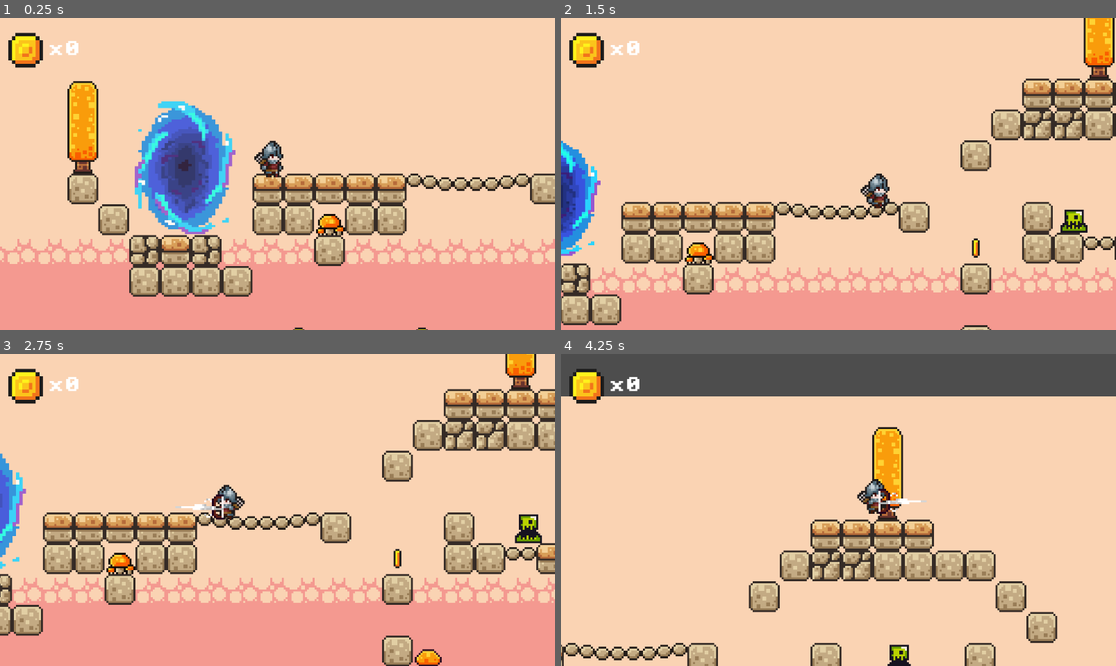
Above: before the commit, frames 1-4 (two rows, left to right).
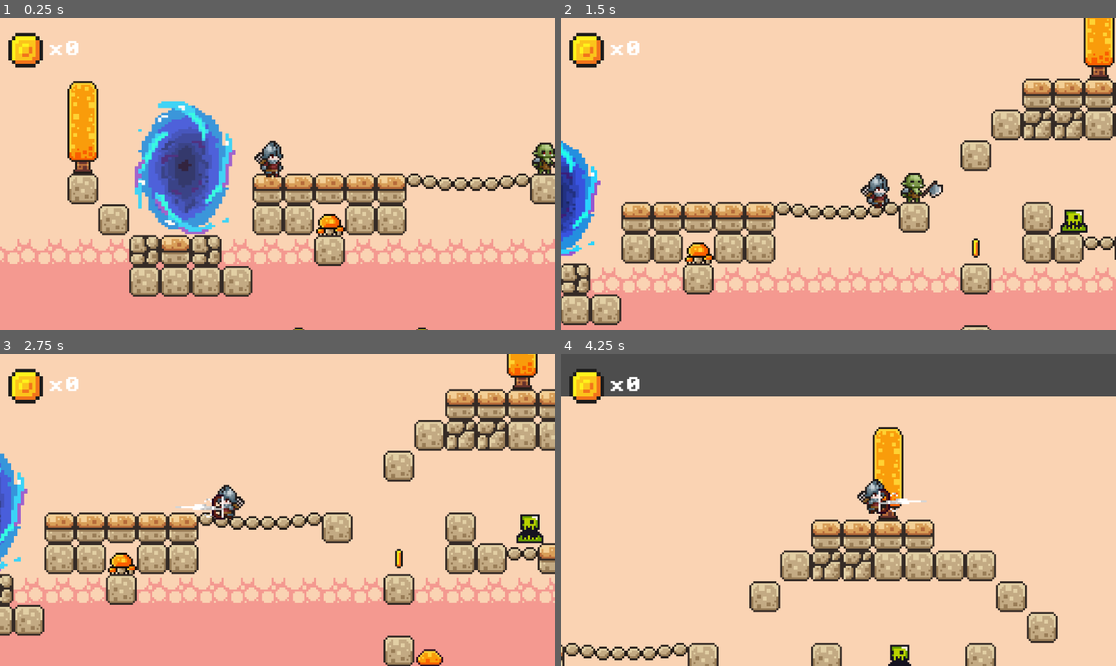
Above: after the commit, the same moments.

Repository: alex-tech-88/first-2d-game
Game: Godot game, scene res://scenes/levels/level_2.tscn
The game is run twice, just before and just after one commit, with the same random seed, the same clock (stepped at 60 frames per second) and the same inputs. This scene is started directly instead of the project's main scene.
Inputs (mouse positions are in pixels of both pictures, inside the frame that each line leads up to):
- Up to frame 1 (0.25 s): no input
- Up to frame 2 (1.5 s): move the mouse to (960, 158) at 0.52 s; press the mouse at (960, 158) at 0.53 s; hold Right (move_right) from 0.53 s (still down); tap Space (jump) at 0.77 s; move the mouse to (727, 189) at 1.27 s; release the mouse at (727, 189) at 1.28 s; click (727, 189) at 1.35 s
- Up to frame 3 (2.75 s): tap Space (jump) at 1.52 s; move the mouse to (333, 441) at 2.02 s; release Right (move_right) at 2.03 s; press the mouse at (333, 441) at 2.03 s; hold Left (move_left) from 2.03 s (still down)
- Up to frame 4 (4.25 s): move the mouse to (810, 572) at 2.77 s; release Left (move_left) at 2.78 s; release the mouse at (810, 572) at 2.78 s; hold Right (move_right) from 2.78 s (still down); click (810, 572) at 2.85 s; tap Space (jump) at 3.02, 3.77 s; move the mouse to (1005, 556) at 3.52 s; press the mouse at (1005, 556) at 3.53 s

The runs differ from the first frame. In frame 1, 0.3% of the frame differs, in the area x 95-100%, y 39-50%; in frame 2, 0.5%; in frame 3, 7.8%, in the area x 0-100%, y 0-100%; in frame 4, 1.5%.
Error after the commit: Invalid call. Nonexistent function 'take_damage' in base 'AnimatedSprite2D'. (res://scripts/arrow.gd:35)

Commit message:
added orc enemy with melee attacks and player detection zone

Diff:
--- /dev/null
+++ b/orc.gd
@@ -0,0 +1,56 @@
+extends CharacterBody2D
+
+const SPEED: float = 60.0
+
+var dead: bool = false
+var is_attacking: bool = false
+
+@onready var animated_sprite: AnimatedSprite2D = $AnimatedSprite2D
+@onready var sword_hitbox: Area2D = %KillZone
+@onready var detection_zone: Area2D = $DetectionZone
+
+
+func _ready() -> void:
+	add_to_group("Enemy")
+	sword_hitbox.monitoring = false
+	animated_sprite.frame_changed.connect(_on_frame_changed)
+	detection_zone.body_entered.connect(_on_detection_zone_body_entered)
+	sword_hitbox.body_entered.connect(_on_sword_hit)
+
+
+func _on_frame_changed() -> void:
+	if animated_sprite.animation == "orc_fighting":
+		# Enable hitbox only on frames where sword is extended
+		sword_hitbox.monitoring = animated_sprite.frame in [3, 4, 9, 10]
+
+
+func _on_detection_zone_body_entered(body: Node2D) -> void:
+	if body.is_in_group("Player") and not is_attacking:
+		_attack()
+
+
+func _attack() -> void:
+	is_attacking = true
+	animated_sprite.play("orc_fighting")
+	animated_sprite.animation_finished.connect(_on_attack_finished, CONNECT_ONE_SHOT)
+
+
+func _on_attack_finished() -> void:
+	is_attacking = false
+	sword_hitbox.monitoring = false
+	animated_sprite.play("orc_idle")
+
+
+func _on_sword_hit(body: Node2D) -> void:
+	if body.is_in_group("Player"):
+		body.die()
+
+
+func take_damage() -> void:
+	if dead:
+		return
+	dead = true
+	sword_hitbox.monitoring = false
+	animated_sprite.play("orc_death")
+	await get_tree().create_timer(1.0).timeout
+	queue_free()
--- a/scenes/levels/level_2.tscn
+++ b/scenes/levels/level_2.tscn
@@ -9,6 +9,7 @@
 [ext_resource type="PackedScene" uid="uid://d2w2i5h0lhc6l" path="res://scenes/slime.tscn" id="7_3p04p"]
 [ext_resource type="PackedScene" uid="uid://p8lscf1t23sd" path="res://scenes/hud.tscn" id="7_r88tb"]
 [ext_resource type="PackedScene" uid="uid://d0mx8bsnxy3ii" path="res://scenes/next_level.tscn" id="8_1yj8c"]
+[ext_resource type="PackedScene" uid="uid://dsnltl7q0piac" path="res://scenes/orc.tscn" id="10_qsp8v"]
 
 [sub_resource type="TileSetAtlasSource" id="TileSetAtlasSource_k22d5"]
 texture = ExtResource("2_3p04p")
@@ -316,5 +317,8 @@
 [node name="NextLevel" parent="." unique_id=1723994880 instance=ExtResource("8_1yj8c")]
 position = Vector2(-147, -226)
 
+[node name="Orc" parent="." unique_id=1583057674 instance=ExtResource("10_qsp8v")]
+position = Vector2(39, -231)
+
 [connection signal="timeout" from="Player/CoyoteTime" to="Player" method="_on_coyote_time_timeout"]
 [connection signal="timeout" from="Player/JumpBuffer" to="Player" method="_on_jump_buffer_timeout"]
--- /dev/null
+++ b/scenes/orc.tscn
@@ -0,0 +1,307 @@
+[gd_scene format=3 uid="uid://dsnltl7q0piac"]
+
+[ext_resource type="Texture2D" uid="uid://iuad2pfddyqv" path="res://assets/sprites/Orc.png" id="1_2byfh"]
+[ext_resource type="Script" uid="uid://04j1gclqlgda" path="res://orc.gd" id="1_bfp0d"]
+
+[sub_resource type="AtlasTexture" id="AtlasTexture_m770b"]
+atlas = ExtResource("1_2byfh")
+region = Rect2(0, 500, 100, 100)
+
+[sub_resource type="AtlasTexture" id="AtlasTexture_5i15x"]
+atlas = ExtResource("1_2byfh")
+region = Rect2(100, 400, 100, 100)
+
+[sub_resource type="AtlasTexture" id="AtlasTexture_qsyu7"]
+atlas = ExtResource("1_2byfh")
+region = Rect2(200, 500, 100, 100)
+
+[sub_resource type="AtlasTexture" id="AtlasTexture_iwsbt"]
+atlas = ExtResource("1_2byfh")
+region = Rect2(300, 500, 100, 100)
+
+[sub_resource type="AtlasTexture" id="AtlasTexture_2byfh"]
+atlas = ExtResource("1_2byfh")
+region = Rect2(0, 200, 100, 100)
+
+[sub_resource type="AtlasTexture" id="AtlasTexture_c6xmr"]
+atlas = ExtResource("1_2byfh")
+region = Rect2(100, 200, 100, 100)
+
+[sub_resource type="AtlasTexture" id="AtlasTexture_raqv5"]
+atlas = ExtResource("1_2byfh")
+region = Rect2(200, 200, 100, 100)
+
+[sub_resource type="AtlasTexture" id="AtlasTexture_rso78"]
+atlas = ExtResource("1_2byfh")
+region = Rect2(300, 200, 100, 100)
+
+[sub_resource type="AtlasTexture" id="AtlasTexture_4tfue"]
+atlas = ExtResource("1_2byfh")
+region = Rect2(400, 200, 100, 100)
+
+[sub_resource type="AtlasTexture" id="AtlasTexture_cjqs3"]
+atlas = ExtResource("1_2byfh")
+region = Rect2(500, 200, 100, 100)
+
+[sub_resource type="AtlasTexture" id="AtlasTexture_yu442"]
+atlas = ExtResource("1_2byfh")
+region = Rect2(0, 300, 100, 100)
+
+[sub_resource type="AtlasTexture" id="AtlasTexture_kltx3"]
+atlas = ExtResource("1_2byfh")
+region = Rect2(100, 300, 100, 100)
+
+[sub_resource type="AtlasTexture" id="AtlasTexture_n4pcg"]
+atlas = ExtResource("1_2byfh")
+region = Rect2(200, 300, 100, 100)
+
+[sub_resource type="AtlasTexture" id="AtlasTexture_tqo13"]
+atlas = ExtResource("1_2byfh")
+region = Rect2(300, 300, 100, 100)
+
+[sub_resource type="AtlasTexture" id="AtlasTexture_4r2hw"]
+atlas = ExtResource("1_2byfh")
+region = Rect2(400, 300, 100, 100)
+
+[sub_resource type="AtlasTexture" id="AtlasTexture_81lim"]
+atlas = ExtResource("1_2byfh")
+region = Rect2(500, 300, 100, 100)
+
+[sub_resource type="AtlasTexture" id="AtlasTexture_5rwe6"]
+atlas = ExtResource("1_2byfh")
+region = Rect2(0, 400, 100, 100)
+
+[sub_resource type="AtlasTexture" id="AtlasTexture_rodul"]
+atlas = ExtResource("1_2byfh")
+region = Rect2(100, 400, 100, 100)
+
+[sub_resource type="AtlasTexture" id="AtlasTexture_e3rbj"]
+atlas = ExtResource("1_2byfh")
+region = Rect2(200, 400, 100, 100)
+
+[sub_resource type="AtlasTexture" id="AtlasTexture_v64p0"]
+atlas = ExtResource("1_2byfh")
+region = Rect2(300, 400, 100, 100)
+
+[sub_resource type="AtlasTexture" id="AtlasTexture_bfp0d"]
+atlas = ExtResource("1_2byfh")
+region = Rect2(0, 0, 100, 100)
+
+[sub_resource type="AtlasTexture" id="AtlasTexture_hu8b3"]
+atlas = ExtResource("1_2byfh")
+region = Rect2(100, 0, 100, 100)
+
+[sub_resource type="AtlasTexture" id="AtlasTexture_s5mlm"]
+atlas = ExtResource("1_2byfh")
+region = Rect2(200, 0, 100, 100)
+
+[sub_resource type="AtlasTexture" id="AtlasTexture_nvs4g"]
+atlas = ExtResource("1_2byfh")
+region = Rect2(300, 0, 100, 100)
+
+[sub_resource type="AtlasTexture" id="AtlasTexture_xme4o"]
+atlas = ExtResource("1_2byfh")
+region = Rect2(400, 0, 100, 100)
+
+[sub_resource type="AtlasTexture" id="AtlasTexture_duj3f"]
+atlas = ExtResource("1_2byfh")
+region = Rect2(500, 0, 100, 100)
+
+[sub_resource type="AtlasTexture" id="AtlasTexture_48uv6"]
+atlas = ExtResource("1_2byfh")
+region = Rect2(0, 100, 100, 100)
+
+[sub_resource type="AtlasTexture" id="AtlasTexture_33ppp"]
+atlas = ExtResource("1_2byfh")
+region = Rect2(100, 100, 100, 100)
+
+[sub_resource type="AtlasTexture" id="AtlasTexture_sab3t"]
+atlas = ExtResource("1_2byfh")
+region = Rect2(200, 100, 100, 100)
+
+[sub_resource type="AtlasTexture" id="AtlasTexture_dg8k4"]
+atlas = ExtResource("1_2byfh")
+region = Rect2(300, 100, 100, 100)
+
+[sub_resource type="AtlasTexture" id="AtlasTexture_ivc2h"]
+atlas = ExtResource("1_2byfh")
+region = Rect2(400, 100, 100, 100)
+
+[sub_resource type="AtlasTexture" id="AtlasTexture_0iu7c"]
+atlas = ExtResource("1_2byfh")
+region = Rect2(500, 100, 100, 100)
+
+[sub_resource type="AtlasTexture" id="AtlasTexture_1xkto"]
+atlas = ExtResource("1_2byfh")
+region = Rect2(600, 100, 100, 100)
+
+[sub_resource type="AtlasTexture" id="AtlasTexture_tqcyk"]
+atlas = ExtResource("1_2byfh")
+region = Rect2(700, 100, 100, 100)
+
+[sub_resource type="SpriteFrames" id="SpriteFrames_c6xmr"]
+animations = [{
+"frames": [{
+"duration": 1.0,
+"texture": SubResource("AtlasTexture_m770b")
+}, {
+"duration": 1.0,
+"texture": SubResource("AtlasTexture_5i15x")
+}, {
+"duration": 1.0,
+"texture": SubResource("AtlasTexture_qsyu7")
+}, {
+"duration": 1.0,
+"texture": SubResource("AtlasTexture_iwsbt")
+}],
+"loop": true,
+"name": &"orc_death",
+"speed": 10.0
+}, {
+"frames": [{
+"duration": 1.0,
+"texture": SubResource("AtlasTexture_2byfh")
+}, {
+"duration": 1.0,
+"texture": SubResource("AtlasTexture_c6xmr")
+}, {
+"duration": 1.0,
+"texture": SubResource("AtlasTexture_raqv5")
+}, {
+"duration": 1.0,
+"texture": SubResource("AtlasTexture_rso78")
+}, {
+"duration": 1.0,
+"texture": SubResource("AtlasTexture_4tfue")
+}, {
+"duration": 1.0,
+"texture": SubResource("AtlasTexture_cjqs3")
+}, {
+"duration": 1.0,
+"texture": SubResource("AtlasTexture_yu442")
+}, {
+"duration": 1.0,
+"texture": SubResource("AtlasTexture_kltx3")
+}, {
+"duration": 1.0,
+"texture": SubResource("AtlasTexture_n4pcg")
+}, {
+"duration": 1.0,
+"texture": SubResource("AtlasTexture_tqo13")
+}, {
+"duration": 1.0,
+"texture": SubResource("AtlasTexture_4r2hw")
+}, {
+"duration": 1.0,
+"texture": SubResource("AtlasTexture_81lim")
+}],
+"loop": true,
+"name": &"orc_fighting",
+"speed": 10.0
+}, {
+"frames": [{
+"duration": 1.0,
+"texture": SubResource("AtlasTexture_5rwe6")
+}, {
+"duration": 1.0,
+"texture": SubResource("AtlasTexture_rodul")
+}, {
+"duration": 1.0,
+"texture": SubResource("AtlasTexture_e3rbj")
+}, {
+"duration": 1.0,
+"texture": SubResource("AtlasTexture_v64p0")
+}],
+"loop": true,
+"name": &"orc_hit",
+"speed": 10.0
+}, {
+"frames": [{
+"duration": 1.0,
+"texture": SubResource("AtlasTexture_bfp0d")
+}, {
+"duration": 1.0,
+"texture": SubResource("AtlasTexture_hu8b3")
+}, {
+"duration": 1.0,
+"texture": SubResource("AtlasTexture_s5mlm")
+}, {
+"duration": 1.0,
+"texture": SubResource("AtlasTexture_nvs4g")
+}, {
+"duration": 1.0,
+"texture": SubResource("AtlasTexture_xme4o")
+}, {
+"duration": 1.0,
+"texture": SubResource("AtlasTexture_duj3f")
+}],
+"loop": true,
+"name": &"orc_idle",
+"speed": 10.0
+}, {
+"frames": [{
+"duration": 1.0,
+"texture": SubResource("AtlasTexture_48uv6")
+}, {
+"duration": 1.0,
+"texture": SubResource("AtlasTexture_33ppp")
+}, {
+"duration": 1.0,
+"texture": SubResource("AtlasTexture_sab3t")
+}, {
+"duration": 1.0,
+"texture": SubResource("AtlasTexture_dg8k4")
+}, {
+"duration": 1.0,
+"texture": SubResource("AtlasTexture_ivc2h")
+}, {
+"duration": 1.0,
+"texture": SubResource("AtlasTexture_0iu7c")
+}, {
+"duration": 1.0,
+"texture": SubResource("AtlasTexture_1xkto")
+}, {
+"duration": 1.0,
+"texture": SubResource("AtlasTexture_tqcyk")
+}],
+"loop": true,
+"name": &"orc_walk",
+"speed": 10.0
+}]
+
+[sub_resource type="RectangleShape2D" id="RectangleShape2D_2byfh"]
+size = Vector2(10, 5)
+
+[sub_resource type="CircleShape2D" id="CircleShape2D_raqv5"]
+radius = 5.0
+
+[sub_resource type="CircleShape2D" id="CircleShape2D_bfp0d"]
+radius = 62.008064
+
+[node name="Orc" type="CharacterBody2D" unique_id=1583057674]
+script = ExtResource("1_bfp0d")
+
+[node name="AnimatedSprite2D" type="AnimatedSprite2D" parent="." unique_id=402434523 groups=["Enemy"]]
+sprite_frames = SubResource("SpriteFrames_c6xmr")
+animation = &"orc_hit"
+autoplay = "orc_idle"
+frame_progress = 0.7971763
+
+[node name="KillZone" type="Area2D" parent="AnimatedSprite2D" unique_id=2100393327]
+unique_name_in_owner = true
+collision_mask = 3
+
+[node name="CollisionShape2D" type="CollisionShape2D" parent="AnimatedSprite2D/KillZone" unique_id=175541708]
+position = Vector2(19, 0)
+shape = SubResource("RectangleShape2D_2byfh")
+
+[node name="OrcCollision" type="CollisionShape2D" parent="." unique_id=885874127]
+position = Vector2(0, 2)
+shape = SubResource("CircleShape2D_raqv5")
+
+[node name="DetectionZone" type="Area2D" parent="." unique_id=868890760]
+unique_name_in_owner = true
+collision_mask = 2
+
+[node name="CollisionShape2D" type="CollisionShape2D" parent="DetectionZone" unique_id=2068958279]
+shape = SubResource("CircleShape2D_bfp0d")
--- a/scripts/player.gd
+++ b/scripts/player.gd
@@ -171,7 +171,9 @@
 	Engine.time_scale = 0.5
 	hit_sound.play()
 	animated_sprite.play("death_hit")
-
+	await get_tree().create_timer(1.0).timeout
+	Engine.time_scale = 1.0
+	get_tree().reload_current_scene()
 
 func bounce() -> void:
 	velocity.y = BOUNCE_VELOCITY
Not shown, added: orc.gd.uid
